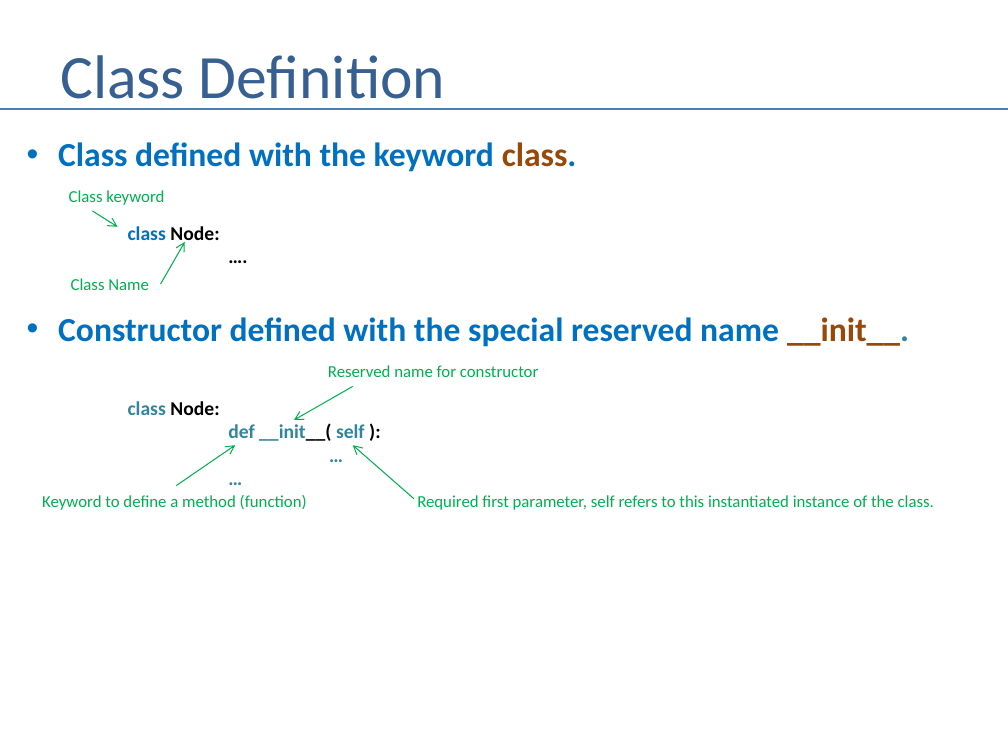
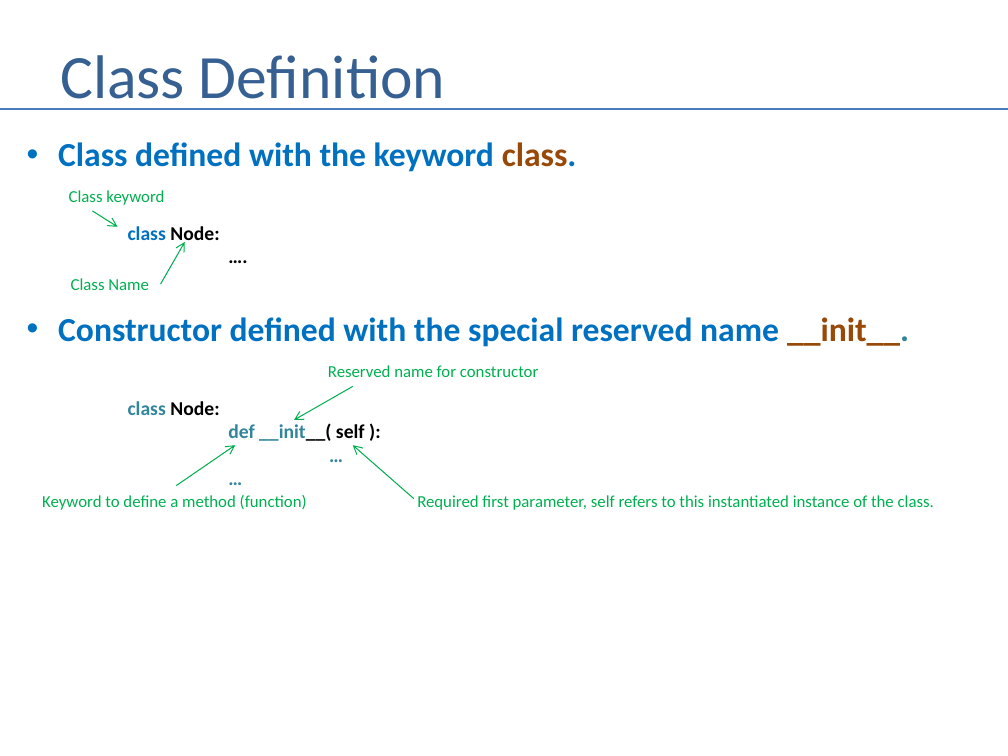
Before and after one commit to andrewferlitsch/Portland-Data-Science-Group, a slide deck: slide 2 of Presentations/Python - OOP.pptx. Drawn at 1008x756 pixels with LibreOffice and Linux fonts; fonts in the diff are those of the drawing. Boxes give left, top, right and bottom in pixels: in the first picture for what was removed or moved away, otherwise in the second. Text is boxed around its words. In the diff, an @@ line names an element or a change of style, - is before the commit and + after.

```diff
--- a/Presentations/Python - OOP.pptx
+++ b/Presentations/Python - OOP.pptx
@@ text at (228, 423, 365, 441): text colour #31859C to #000000 in "self" @@
```
Also in this commit, not shown: 5 other slides changed, 1 other file.
